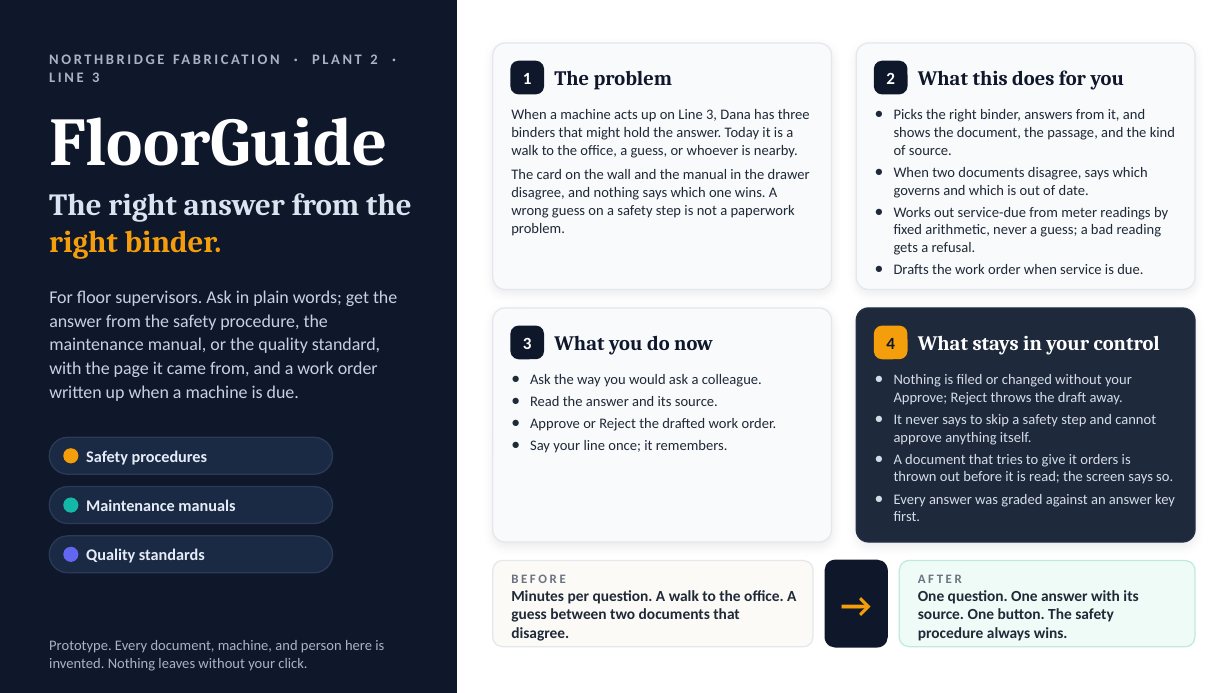
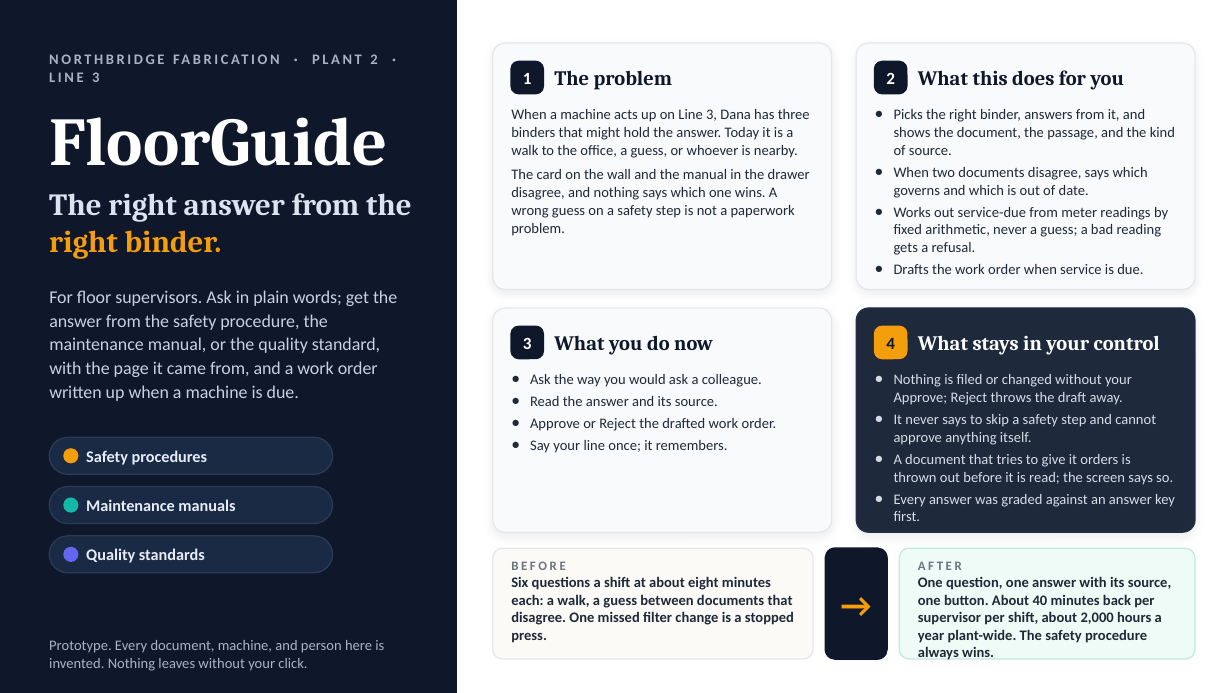
Before and after one commit to TheZigula/floorguide, a slide deck: slide 1 of docs/floorguide__deck.pptx. Drawn at 1232x693 pixels with LibreOffice and Linux fonts; fonts in the diff are those of the drawing. Boxes give left, top, right and bottom in pixels: in the first picture for what was removed or moved away, otherwise in the second. Text is boxed around its words. In the diff, an @@ line names an element or a change of style, - is before the commit and + after.

```diff
--- a/docs/floorguide__deck.pptx
+++ b/docs/floorguide__deck.pptx
@@ rounded rectangle: place and size @@
-rounded rectangle at (493, 308, 832, 542)
+rounded rectangle at (493, 308, 832, 532)
@@ rounded rectangle: place and size @@
-rounded rectangle at (856, 308, 1195, 542)
+rounded rectangle at (856, 308, 1195, 532)
@@ text "Ask the way you would ..." rewrapped from (530, 374, 777, 453) to (530, 374, 777, 431) @@
@@ rounded rectangle: place and size @@
-rounded rectangle at (493, 561, 813, 647)
+rounded rectangle at (493, 548, 813, 659)
@@ text "BEFORE": place and size @@
-text "BEFORE" at (511, 574, 796, 641)
+text "BEFORE" at (511, 561, 794, 643)
@@ rounded rectangle: place and size @@
-rounded rectangle at (825, 561, 887, 647)
+rounded rectangle at (825, 548, 887, 659)
@@ text "→" rewrapped from (825, 561, 887, 647) to (825, 548, 887, 659) @@
@@ proportions changed in 4 elements at (493, 308, 832, 532), (856, 308, 1195, 532), (493, 548, 813, 659), (899, 548, 1195, 659) @@
@@ rounded rectangle: place and size @@
-rounded rectangle at (899, 561, 1195, 647)
+rounded rectangle at (899, 548, 1195, 659)
@@ text "AFTER": place and size @@
-text "AFTER" at (918, 574, 1138, 641)
+text "AFTER" at (918, 561, 1172, 660)
@@ text at (511, 576, 794, 643): text changed; size 9 to 8.5 pt @@
-Minutes per question. A walk to the office. A guess between two documents that disagree.
+Six questions a shift at about eight minutes each: a walk, a guess between documents that disagree. One missed filter change is a stopped press.
@@ text at (918, 576, 1172, 660): text changed; size 9 to 8.5 pt @@
-One question. One answer with its source. One button. The safety procedure always wins.
+One question, one answer with its source, one button. About 40 minutes back per supervisor per shift, about 2,000 hours a year plant-wide. The safety procedure always wins.
```
Also in this commit, not shown: 6 other files.
